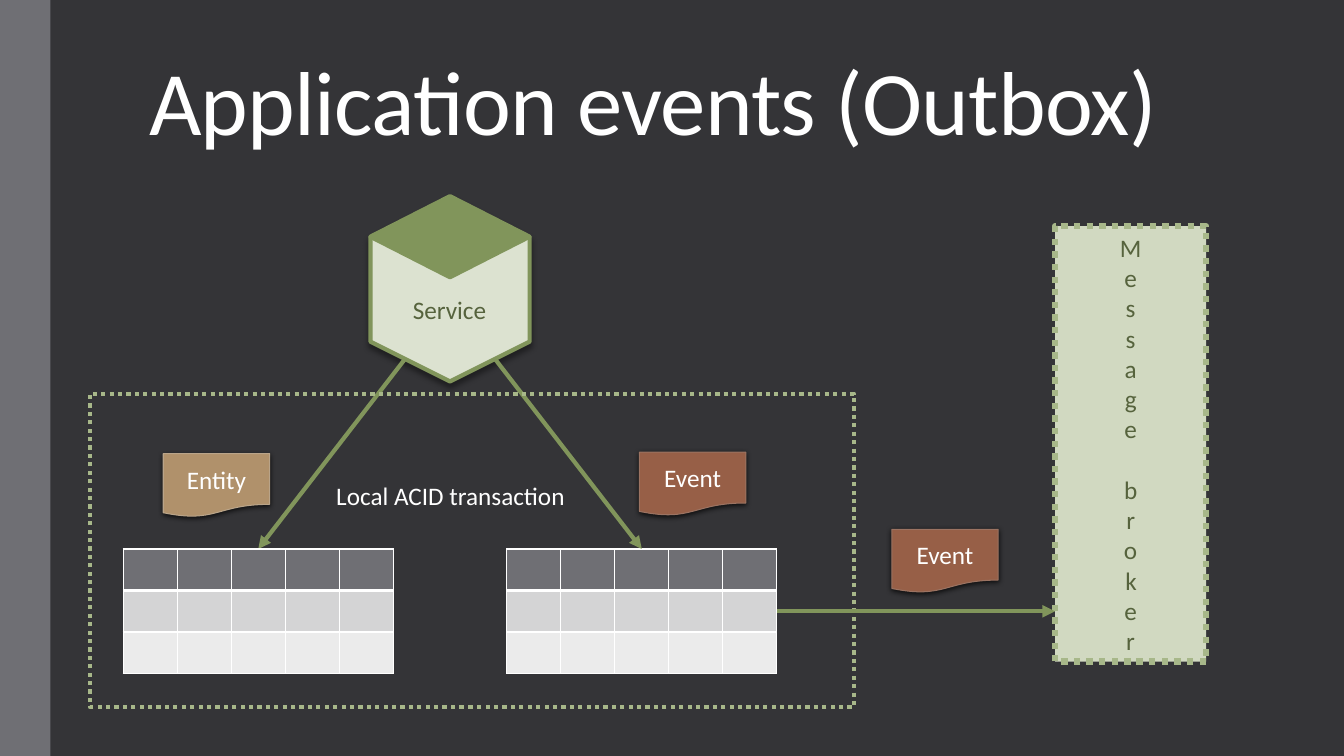
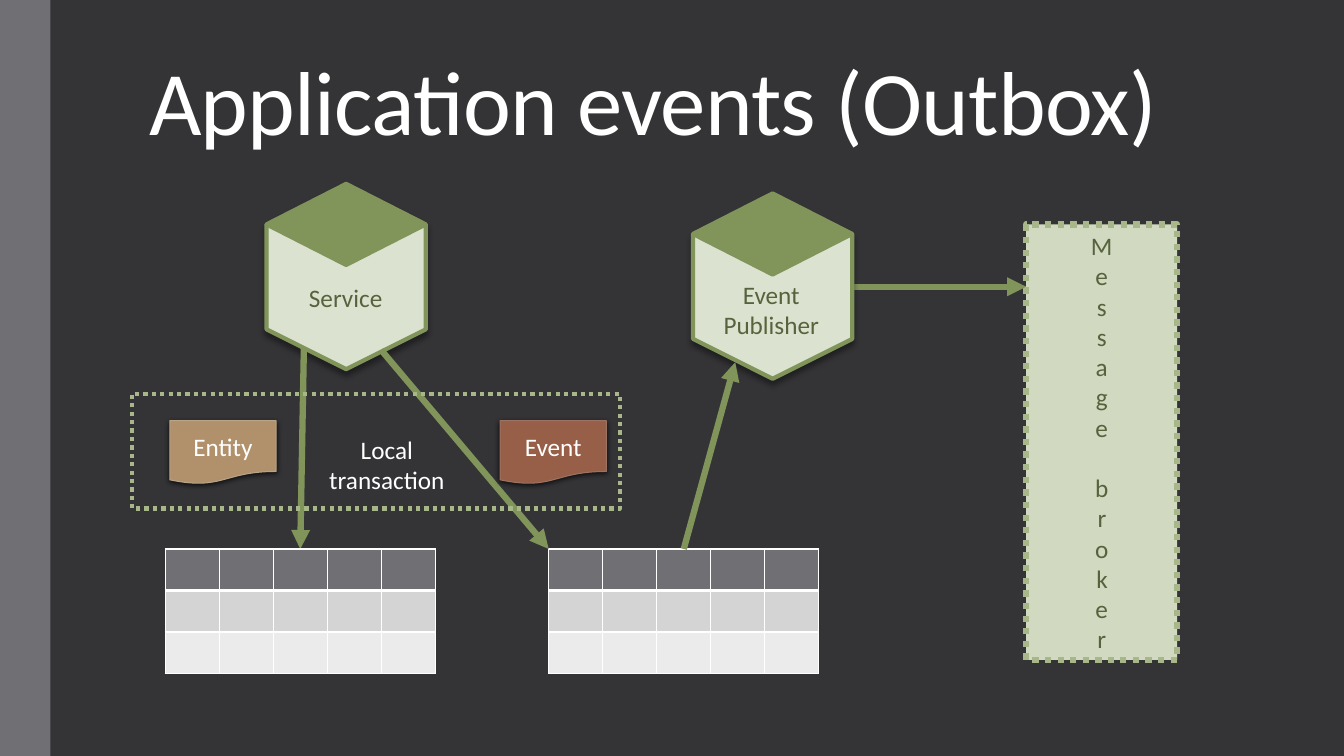
Before and after one commit to andrii-litvinov/event-driven-mongodb, a slide deck: slide 8 of t18-event-mongodb.pptx. Drawn at 1344x756 pixels with LibreOffice and Linux fonts; fonts in the diff are those of the drawing. Boxes give left, top, right and bottom in pixels: in the first picture for what was removed or moved away, otherwise in the second. Text is boxed around its words. In the diff, an @@ line names an element or a change of style, - is before the commit and + after.

```diff
--- a/t18-event-mongodb.pptx
+++ b/t18-event-mongodb.pptx
@@ diamond: place and size @@
-diamond at (370, 197, 529, 277)
+diamond at (266, 184, 425, 264)
@@ hexagon: place and size @@
-hexagon at (371, 197, 530, 382)
+hexagon at (267, 185, 426, 370)
@@ hexagon added at (693, 194, 852, 379), fill #DCE2D0, outline #81955B 3 pt @@
@@ diamond added at (694, 194, 853, 274), fill #81955B, outline #81955B 3 pt @@
@@ rectangle "Message broker": place and size @@
-rectangle "Message broker" at (1056, 226, 1207, 661)
+rectangle "Message broker" at (1026, 225, 1178, 660)
@@ text "Service": place and size @@
-text "Service" at (413, 302, 486, 319)
+text "Service" at (309, 290, 382, 307)
@@ text added at (724, 288, 819, 334), 18 pt, text #56633D @@
+Event
+Publisher
@@ arrow moved from (777, 611) - (1056, 611) to (852, 286) - (1026, 286) @@
@@ arrow (852, 286) - (1026, 286): stroke #81955B 3 pt to #81955B 4.5 pt @@
@@ arrow moved from (404, 360) - (258, 549) to (303, 348) - (300, 549) @@
@@ arrow (303, 348) - (300, 549): stroke #81955B 3 pt to #81955B 4.5 pt @@
@@ arrow moved from (496, 360) - (642, 549) to (381, 350) - (548, 549) @@
@@ arrow (381, 350) - (548, 549): stroke #81955B 3 pt to #81955B 4.5 pt @@
@@ arrow added from (684, 549) to (735, 362), #81955B 4.5 pt @@
@@ rectangle: place and size @@
-rectangle at (90, 394, 854, 708)
+rectangle at (132, 394, 620, 509)
@@ flow chart document "Entity": place and size @@
-flow chart document "Entity" at (163, 454, 270, 517)
+flow chart document "Entity" at (169, 420, 276, 484)
@@ text at (329, 441, 444, 489): text changed @@
-Local ACID transaction
+Local
+transaction
@@ flow chart document "Event": place and size @@
-flow chart document "Event" at (639, 453, 746, 516)
+flow chart document "Event" at (500, 420, 607, 484)
@@ flow chart document removed at (892, 529, 999, 593) @@
-Event
@@ table: place and size @@
-table at (123, 549, 395, 675)
+table at (165, 549, 438, 675)
@@ table: place and size @@
-table at (507, 549, 779, 675)
+table at (548, 549, 821, 675)
```
Also in this commit, not shown: 3 other slides changed, 1 slide added.
